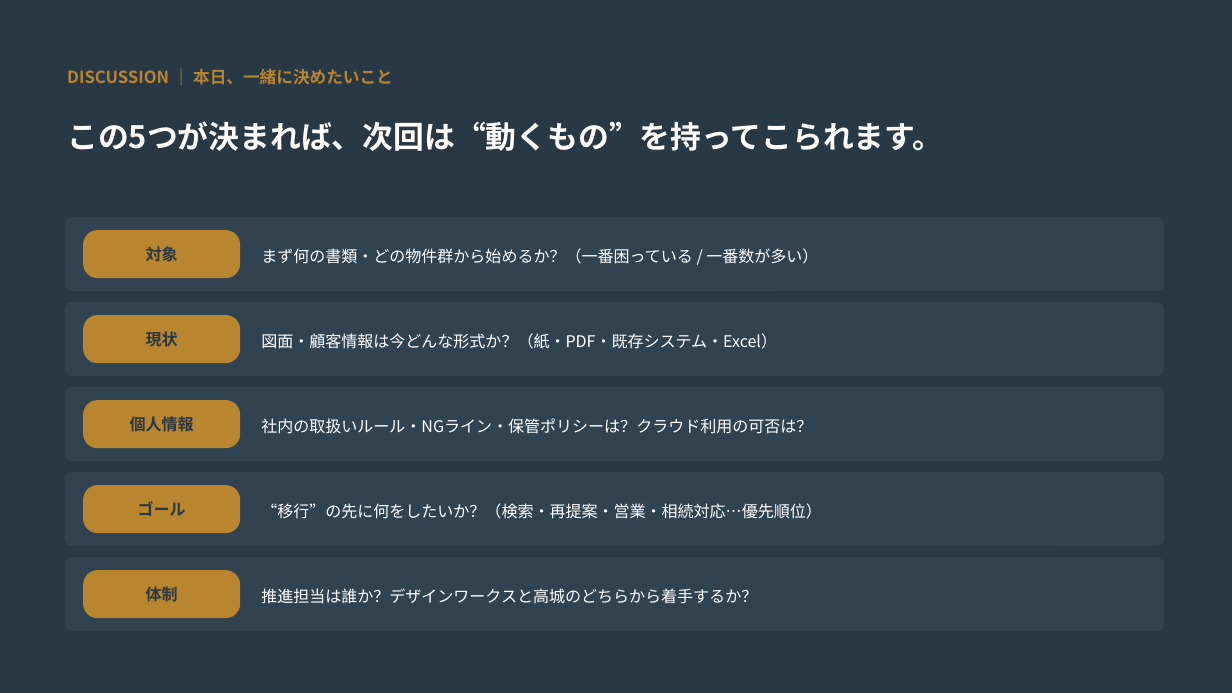
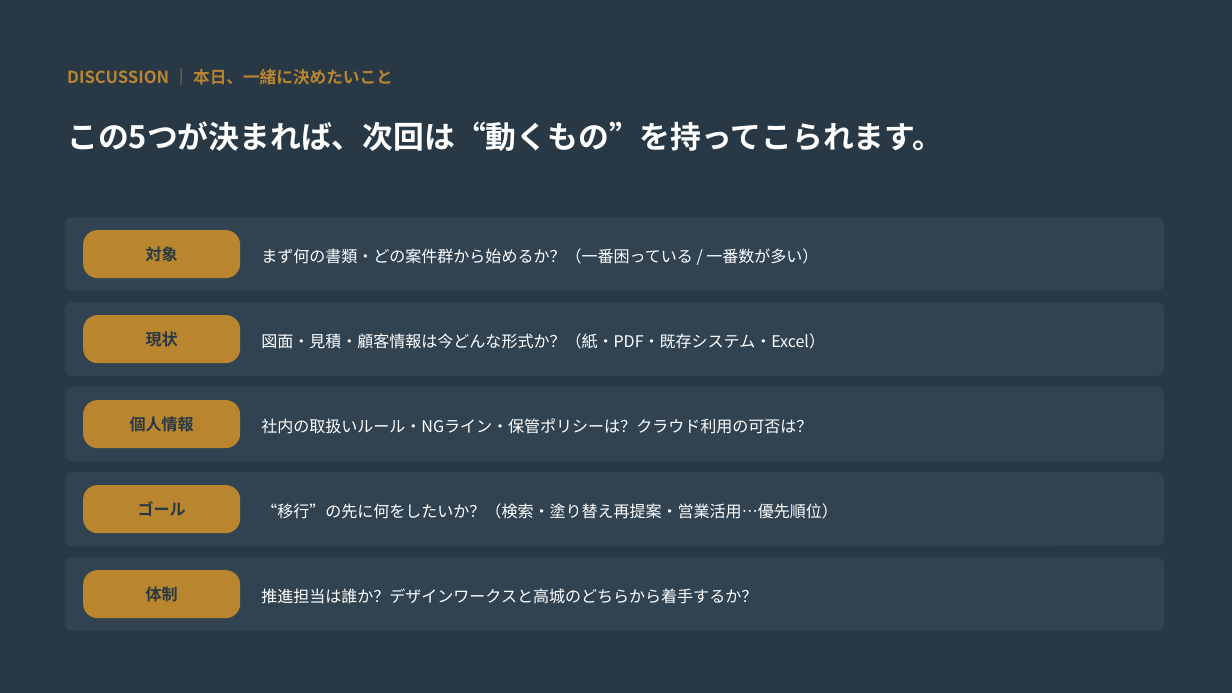
Before and after one commit to kkawano5-ui/website-redesign-machine-, a slide deck: slide 10 of sales-materials/takagi-designworks/高城_デザインワークス様_AI構想提案_叩き台.pptx. Drawn at 1232x693 pixels with LibreOffice and Linux fonts; fonts in the diff are those of the drawing. Boxes give left, top, right and bottom in pixels: in the first picture for what was removed or moved away, otherwise in the second. Text is boxed around its words. In the diff, an @@ line names an element or a change of style, - is before the commit and + after.

```diff
--- a/sales-materials/takagi-designworks/高城_デザインワークス様_AI構想提案_叩き台.pptx
+++ b/sales-materials/takagi-designworks/高城_デザインワークス様_AI構想提案_叩き台.pptx
@@ text at [261,248,818,264]: text changed @@
-まず何の書類・どの物件群から始めるか？（一番困っている / 一番数が多い）
+まず何の書類・どの案件群から始めるか？（一番困っている / 一番数が多い）
@@ text at [261,333,825,349]: text changed @@
-図面・顧客情報は今どんな形式か？（紙・PDF・既存システム・Excel）
+図面・見積・顧客情報は今どんな形式か？（紙・PDF・既存システム・Excel）
@@ text at [261,503,838,519]: text changed @@
-“移行”の先に何をしたいか？（検索・再提案・営業・相続対応…優先順位）
+“移行”の先に何をしたいか？（検索・塗り替え再提案・営業活用…優先順位）
```
Also in this commit, not shown: 6 other slides changed, 2 other files.
